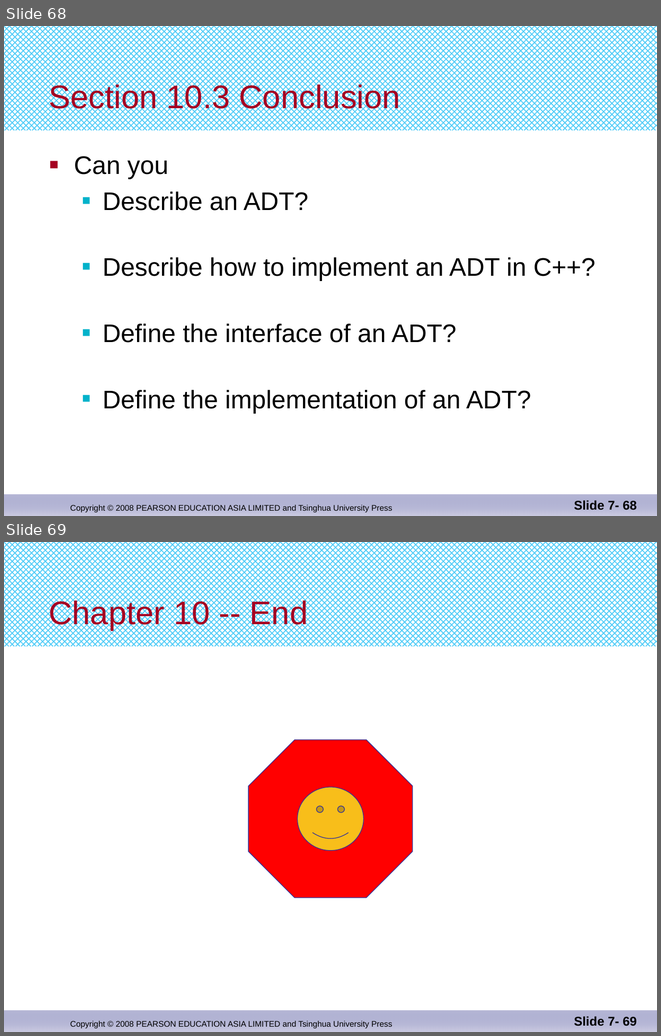
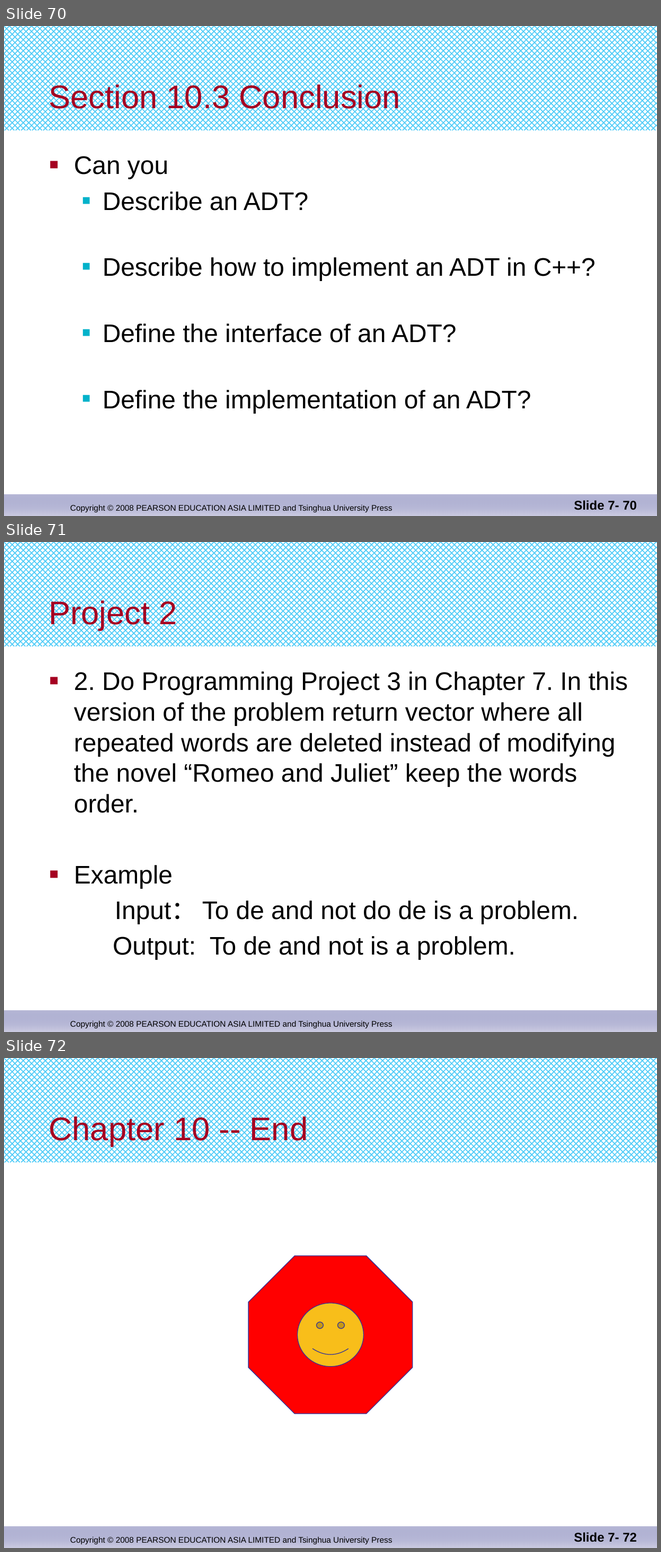
Before and after one commit to djuanbei/CPLUSPLUS, a slide deck: ppt/Chapter 10.pptx. Shown one above the other, each under a label of ours: slides 68 and 69 before the commit, slides 70, 71 and 72 after it. The pictures are 661x1036 and 661x1552 pixels, drawn with LibreOffice and Linux fonts; fonts in the diff are those of the drawing. Boxes give left, top, right and bottom in pixels: in the first picture for what was removed or moved away, otherwise in the second. Text is boxed around its words. In the diff, an @@ line names an element or a change of style, - is before the commit and + after.

```diff
--- a/ppt/Chapter 10.pptx
+++ b/ppt/Chapter 10.pptx
@@ slide 71 added at bbox=[4, 542, 657, 1032], background #FFFFFF; not listed: 3 template elements that a slide beside it also shows @@
@@ title added at bbox=[49, 598, 177, 631], 36 pt, text #A50021 @@
+Project 2
@@ text added at bbox=[74, 671, 628, 959], 28 pt, text #000000 @@
+■ 2. Do Programming Project 3 in Chapter 7. In this version of the problem return vector where all repeated words are deleted instead of modifying the novel “Romeo and Juliet” keep the words order.
+■ Example
+Input： To de and not do de is a problem.
+Output: To de and not is a problem.
@@ what was slide 68 is now slide 70 @@
@@ page number at bbox=[574, 500, 637, 510]: text changed @@
-Slide 7- 68
+Slide 7- 70
@@ what was slide 69 is now slide 72 @@
@@ page number at bbox=[574, 1532, 637, 1542]: text changed @@
-Slide 7- 69
+Slide 7- 72
```
Also in this commit, not shown: 1 slide changed, 2 other slides added, 1 other file.
